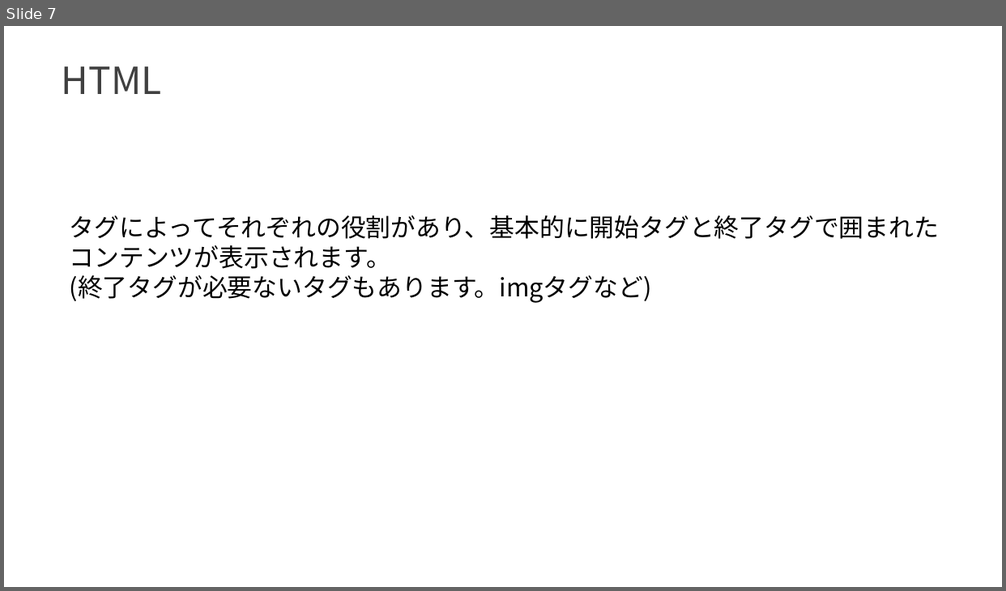
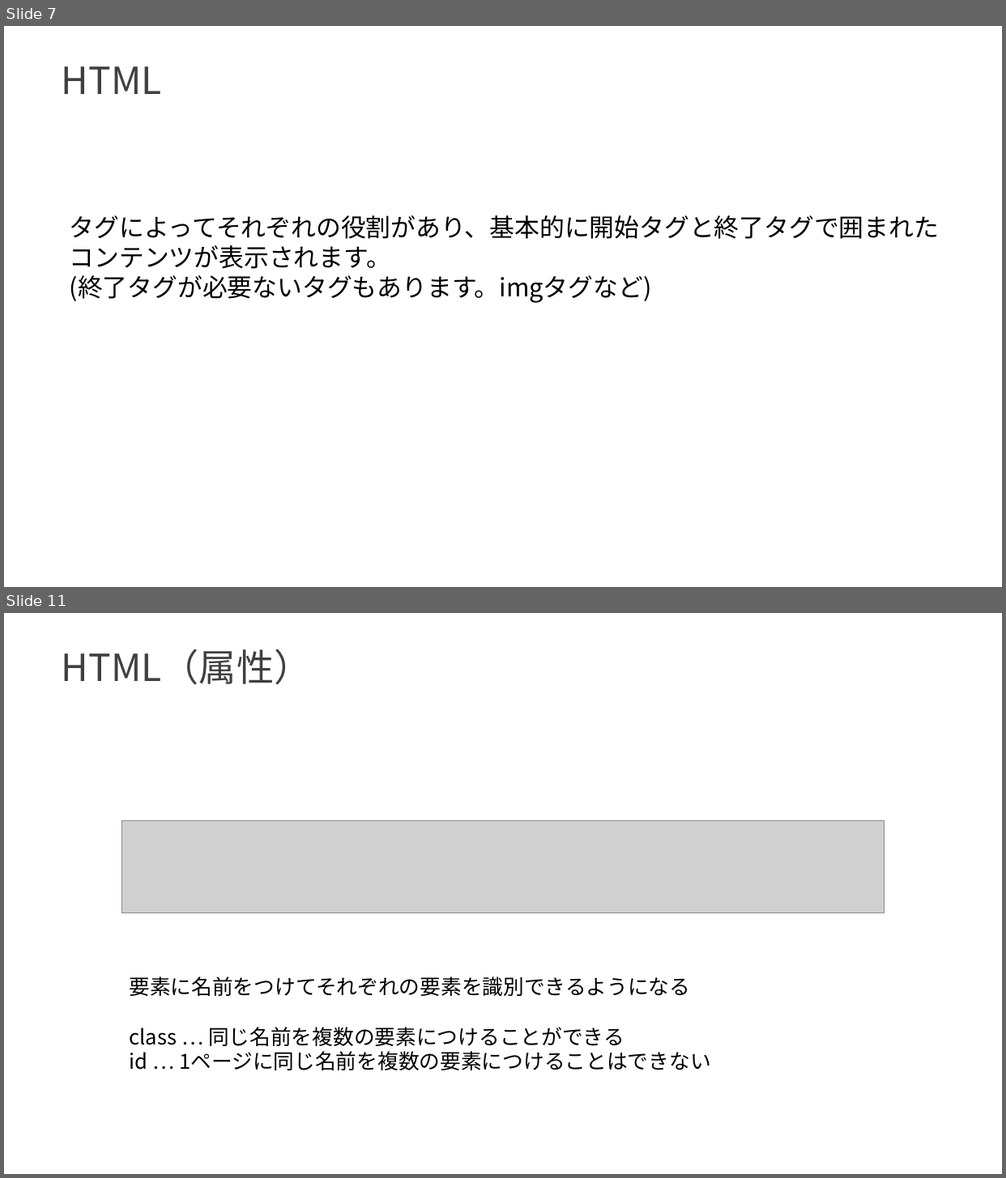
Before and after one commit to Izu-TABI/Hackathon, a slide deck: presentation/Web入門_第二回.pptx. Shown one above the other, each under a label of ours: slide 7 before the commit, slides 7 and 11 after it; the slides between them are not shown. The pictures are 1006x591 and 1006x1178 pixels, drawn with LibreOffice and Linux fonts; fonts in the diff are those of the drawing; grey boxes stand for pictures. Boxes give left, top, right and bottom in pixels: in the first picture for what was removed or moved away, otherwise in the second. Text is boxed around its words. In the diff, an @@ line names an element or a change of style, - is before the commit and + after.

```diff
--- a/presentation/Web入門_第二回.pptx
+++ b/presentation/Web入門_第二回.pptx
@@ slide 11 added at [4,613,1002,1174], background #FFFFFF @@
@@ text added at [62,649,312,685], 36 pt, text #404040 @@
+HTML（属性）
@@ picture added at [121,821,884,914] @@
@@ text added at [129,977,711,1071], 20 pt, text #000000 @@
+要素に名前をつけてそれぞれの要素を識別できるようになる
+class … 同じ名前を複数の要素につけることができる
+id … 1ページに同じ名前を複数の要素につけることはできない
```
Also in this commit, not shown: 3 slides changed, 4 other slides added, 1 other file.
